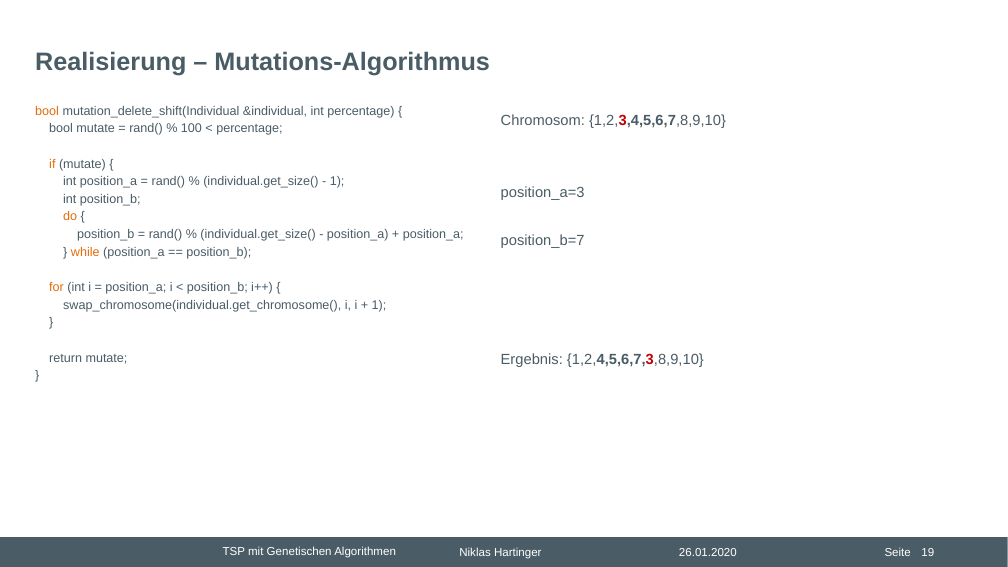
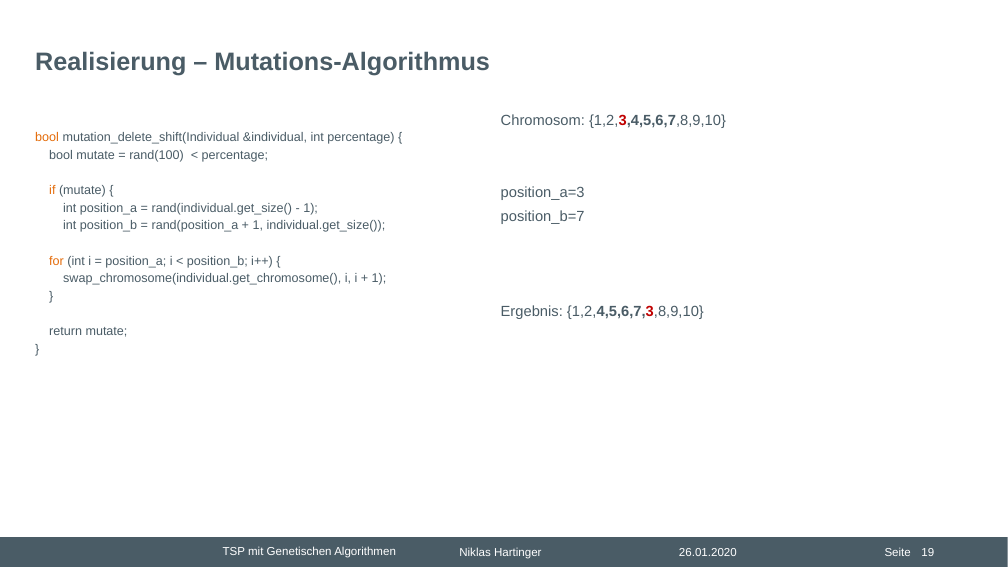
Before and after one commit to nhrt/Genetic-Algorithms, a slide deck: slide 19 of Projektvortrag/Präsentation Projektvortrag.pptx. Drawn at 1008x567 pixels with LibreOffice and Linux fonts; fonts in the diff are those of the drawing; background and template pictures are left out. Boxes give left, top, right and bottom in pixels: in the first picture for what was removed or moved away, otherwise in the second. Text is boxed around its words. In the diff, an @@ line names an element or a change of style, - is before the commit and + after.

Commit message:
edge

```diff
--- a/Projektvortrag/Präsentation Projektvortrag.pptx
+++ b/Projektvortrag/Präsentation Projektvortrag.pptx
@@ text "Chromosom: {1,2,3,4,5,6,7,8,9,10}" rewrapped from <box>501,114,726,367</box> to <box>501,114,726,319</box> @@
@@ text "bool mutation_delete_shift(Individual &individual, int perce ...": place and size @@
-text "bool mutation_delete_shift(Individual &individual, int perce ..." at <box>35,106,464,364</box>
+text "bool mutation_delete_shift(Individual &individual, int perce ..." at <box>35,132,394,337</box>
@@ text at <box>49,150,268,162</box>: text changed @@
-bool mutate = rand() % 100 < percentage;
+bool mutate = rand(100) < percentage;
@@ text at <box>63,203,386,232</box>: text changed @@
-int position_a = rand() % (individual.get_size() - 1);
-int position_b;
-do {
-position_b = rand() % (individual.get_size() - position_a) + position_a;
-} while (position_a == position_b);
+int position_a = rand(individual.get_size() - 1);
+int position_b = rand(position_a + 1, individual.get_size());
```
